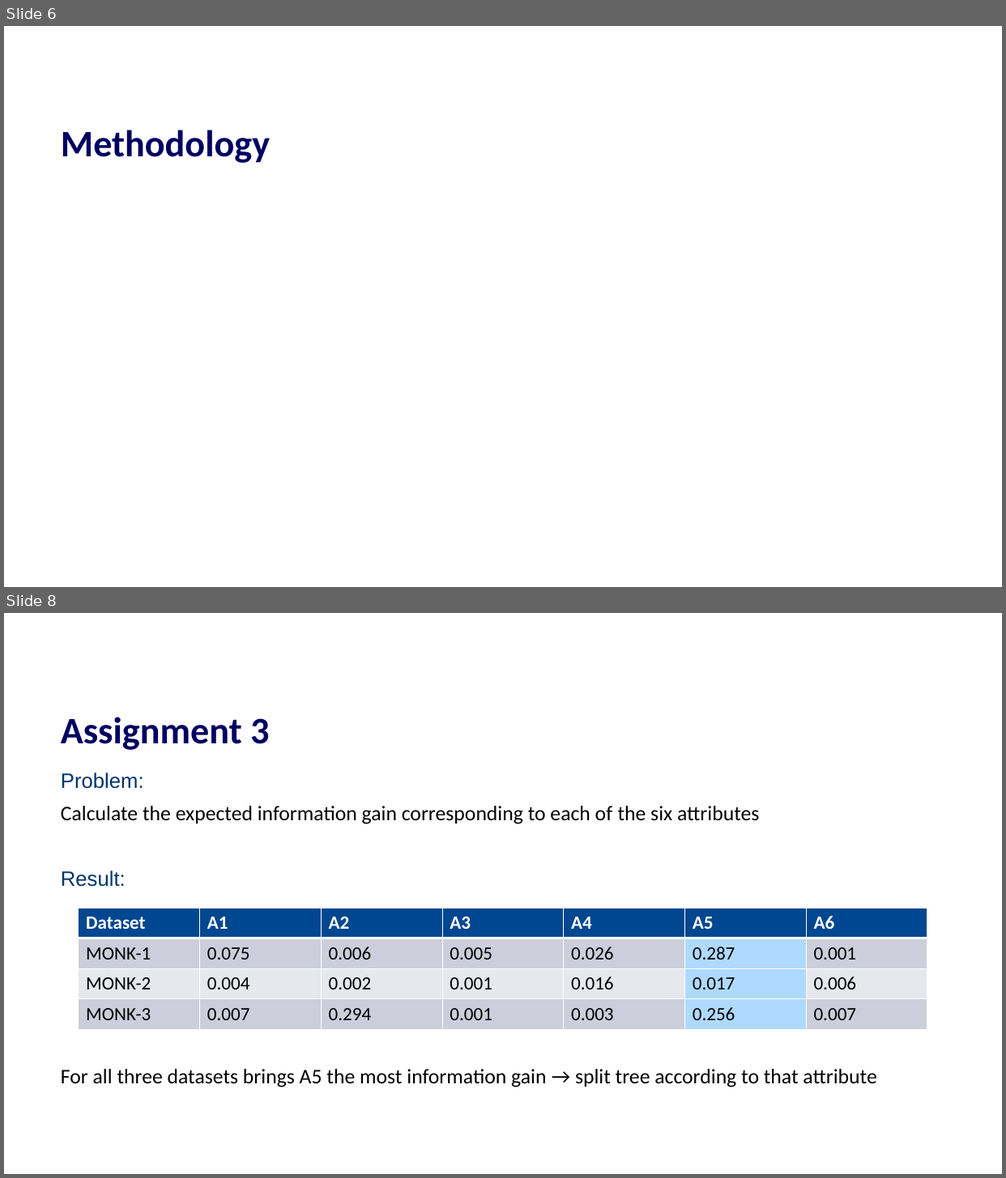
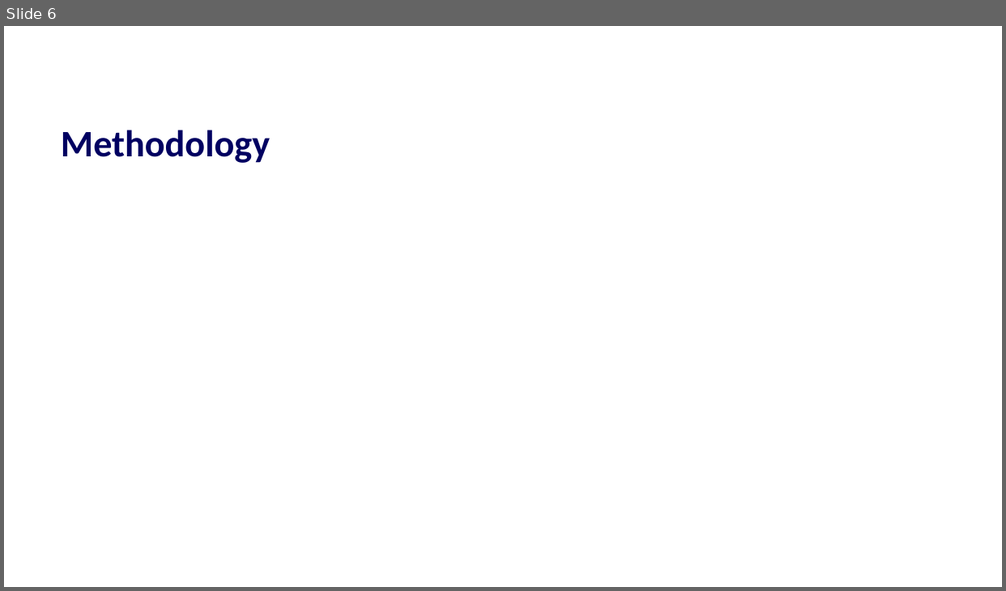
Before and after one commit to TheresaHoesl/PatternRecognition_MachineLearning, a slide deck: Final_project/presentation.pptx. Shown one above the other, each under a label of ours: slides 6 and 8 before the commit, slide 6 after it; the slides between them are not shown. The pictures are 1006x1178 and 1006x591 pixels, drawn with LibreOffice and Linux fonts; fonts in the diff are those of the drawing; grey boxes stand for pictures; background and template pictures are left out. Boxes give left, top, right and bottom in pixels: in the first picture for what was removed or moved away, otherwise in the second. Text is boxed around its words. In the diff, an @@ line names an element or a change of style, - is before the commit and + after.

```diff
--- a/Final_project/presentation.pptx
+++ b/Final_project/presentation.pptx
@@ slide 8 removed at [4, 613, 1002, 1174], background #FFFFFF @@
@@ title removed at [61, 717, 269, 750] @@
-Assignment 3
@@ text removed at [61, 773, 876, 1088] @@
-Problem:
-Calculate the expected information gain corresponding to each of the six attributes
-Result:
-For all three datasets brings A5 the most information gain → split tree according to that attribute
@@ table removed at [78, 908, 927, 1029], 4 rows, 7 columns @@
-Dataset | A1 | A2 | A3 | A4 | A5 | A6
-MONK-1 | 0.075 | 0.006 | 0.005 | 0.026 | 0.287 | 0.001
-MONK-2 | 0.004 | 0.002 | 0.001 | 0.016 | 0.017 | 0.006
-MONK-3 | 0.007 | 0.294 | 0.001 | 0.003 | 0.256 | 0.007
```
Also in this commit, not shown: 2 slides changed, 4 slides added, 6 other slides removed.
